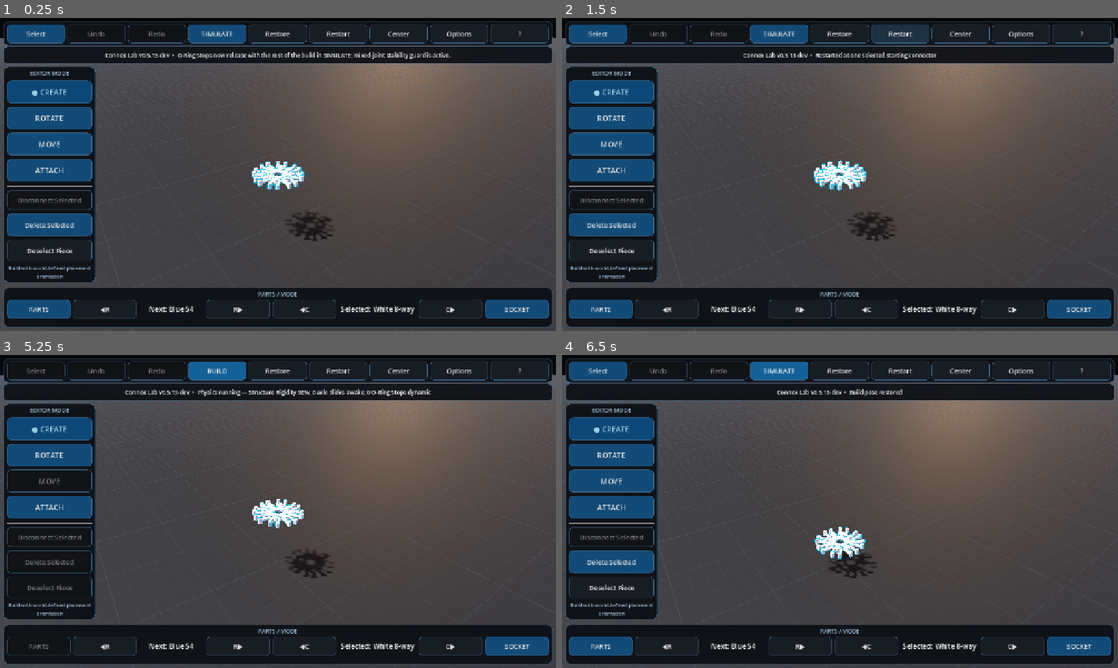
Above: before the commit, frames 1-4 (two rows, left to right).
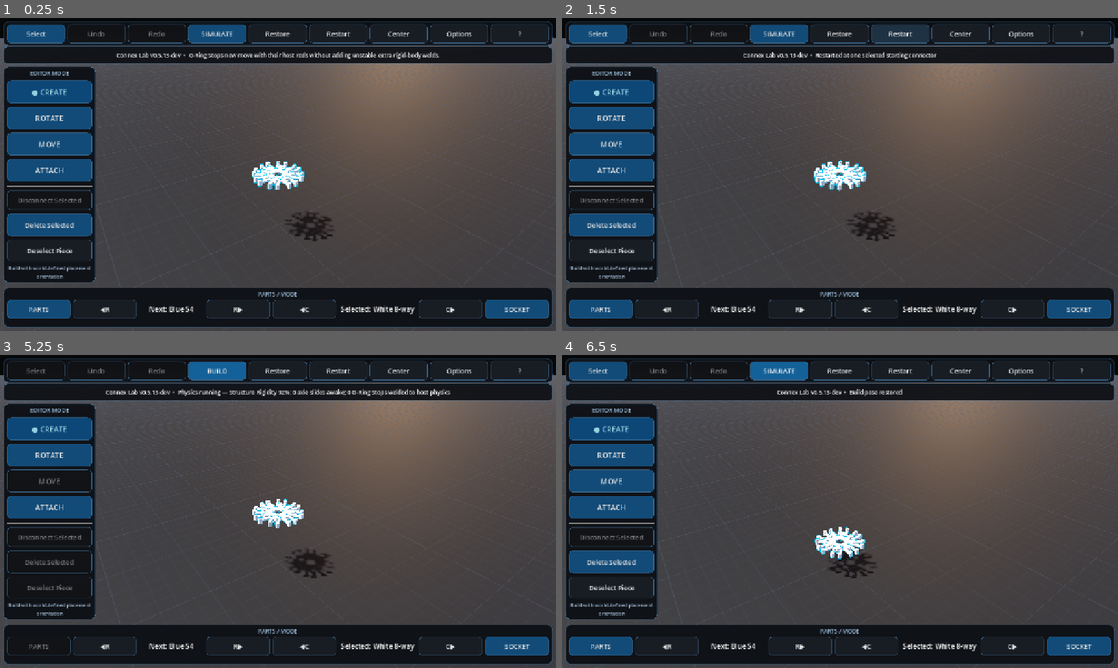
Above: after the commit, the same moments.

Repository: pixel375/connex
Game: Godot game, scene res://Main.tscn
The game is run twice, just before and just after one commit, with the same random seed, the same clock (stepped at 60 frames per second) and the same inputs.
Inputs:
- Up to frame 1 (0.25 s): no input
- Up to frame 2 (1.5 s): click "Restore" at 0.5 s; click "Restart" at 1.25 s
- Up to frame 3 (5.25 s): click "Restart" at 2 s; click "Restart" at 2.75 s; click "Select" at 3.5 s; click "SELECT…" at 4.25 s; click "SIMULATE" at 5 s
- Up to frame 4 (6.5 s): click "BUILD" at 5.75 s

The runs differ from the first frame. In frame 1, 0.7% of the frame differs, in the area x 18-81%, y 10-14%; in frame 2, nothing differs; in frame 3, 0.7%, in the area x 19-81%, y 10-14%; in frame 4, nothing differs.

Commit message:
fix: weld O-Ring Stops into host rod physics during simulation

Diff:
--- a/scripts/main_v068.gd
+++ b/scripts/main_v068.gd
@@ -8,6 +8,8 @@
 
 var runaway_guard_events_v068: int = 0
 var runaway_guard_last_status_ms_v068: int = 0
+var o_ring_followers_v068: Array = []
+var o_ring_proxy_shapes_v068: Array = []
 
 
 func _ready() -> void:
@@ -15,7 +17,7 @@
 	_update_help_text_v030()
 	if update_status_v021 != null:
 		_set_update_status_v021("Current version: v%s" % VERSION_068)
-	_status("O-Ring Stops now release with the rest of the build in SIMULATE; mixed-joint stability guard is active.")
+	_status("O-Ring Stops now move with their host rods without adding unstable extra rigid-body welds.")
 
 
 func _status(text: String) -> void:
@@ -23,83 +25,139 @@
 		status_label.text = "Connex Lab v%s  •  %s" % [VERSION_068, text]
 
 
-func _release_o_rings_v068() -> int:
-	var released := 0
-	for ring_value in o_ring_stops:
-		var ring := ring_value as RigidBody3D
-		if not is_instance_valid(ring):
-			continue
-		ring.linear_velocity = Vector3.ZERO
-		ring.angular_velocity = Vector3.ZERO
-		ring.freeze = false
-		ring.sleeping = false
-		ring.can_sleep = false
-		released += 1
-	return released
-
-
-func _restore_o_rings_build_v068() -> void:
-	for ring_value in o_ring_stops:
-		var ring := ring_value as RigidBody3D
-		if not is_instance_valid(ring):
-			continue
-		ring.can_sleep = true
-		ring.freeze = true
-		ring.sleeping = false
-		ring.linear_velocity = Vector3.ZERO
-		ring.angular_velocity = Vector3.ZERO
-		if ring.has_meta("build_transform"):
-			ring.global_transform = ring.get_meta("build_transform") as Transform3D
-
-
-# A circular O-Ring needs all translation and tilt constrained, but axial spin is
-# physically irrelevant. Align its 6DOF frame to the host rod and remove that
-# redundant sixth weld constraint.
-func _prepare_o_ring_joints_v068() -> int:
+# O-Ring Stops are physically fixed to their rod. Simulating each ring as a
+# separate RigidBody3D connected by another hard 6DOF weld creates a tiny,
+# high-frequency constrained body that can inject enormous angular energy on
+# ground/axle impacts. Treat it as what it physically is: part of the host rod.
+#
+# During SIMULATE:
+# - the ring's standalone collision body is disabled;
+# - its fixed joint is detached from the solver;
+# - an equivalent collision shape is copied into the host rod;
+# - the visible ring follows its saved host-local transform exactly.
+#
+# This preserves stop collisions against axle connectors while removing the
+# redundant ring rigid body/joint pair from the solver entirely.
+func _disable_o_ring_joint_v068(joint: Joint3D) -> void:
+	if not is_instance_valid(joint) or bool(joint.get_meta("sim_o_ring_detached_v068", false)):
+		return
+	joint.set_meta("sim_o_ring_saved_node_a_v068", joint.node_a)
+	joint.set_meta("sim_o_ring_saved_node_b_v068", joint.node_b)
+	joint.set_meta("sim_o_ring_detached_v068", true)
+	joint.node_a = NodePath()
+	joint.node_b = NodePath()
+
+
+func _restore_o_ring_joint_v068(joint: Joint3D) -> void:
+	if not is_instance_valid(joint) or not bool(joint.get_meta("sim_o_ring_detached_v068", false)):
+		return
+	joint.node_a = joint.get_meta("sim_o_ring_saved_node_a_v068", NodePath()) as NodePath
+	joint.node_b = joint.get_meta("sim_o_ring_saved_node_b_v068", NodePath()) as NodePath
+	joint.remove_meta("sim_o_ring_saved_node_a_v068")
+	joint.remove_meta("sim_o_ring_saved_node_b_v068")
+	joint.remove_meta("sim_o_ring_detached_v068")
+
+
+func _add_o_ring_proxy_shapes_v068(ring: RigidBody3D, rod: RigidBody3D) -> int:
+	var added := 0
+	for child_value in ring.get_children():
+		var source := child_value as CollisionShape3D
+		if source == null or source.shape == null or source.disabled:
+			continue
+		var proxy := CollisionShape3D.new()
+		proxy.name = "O_Ring_Stop_Proxy_%d" % o_ring_proxy_shapes_v068.size()
+		proxy.shape = source.shape.duplicate(true)
+		var world_shape: Transform3D = ring.global_transform * source.transform
+		proxy.transform = rod.global_transform.affine_inverse() * world_shape
+		proxy.set_meta("sim_o_ring_proxy_v068", true)
+		rod.add_child(proxy)
+		o_ring_proxy_shapes_v068.append(proxy)
+		added += 1
+	return added
+
+
+func _prepare_o_ring_followers_v068() -> int:
+	_restore_o_ring_followers_v068(false)
 	_rebuild_connection_graph_v020()
-	var tuned := 0
+	var prepared := 0
 	for record_value in connections_v020:
 		var record := record_value as Dictionary
 		if str(record.get("kind", "")) != "o_ring":
 			continue
-		var joint := record.get("joint") as Generic6DOFJoint3D
+		var joint := record.get("joint") as Joint3D
 		var ring := record.get("ring") as RigidBody3D
 		var rod := record.get("rod") as RigidBody3D
 		if not is_instance_valid(joint) or not is_instance_valid(ring) or not is_instance_valid(rod):
 			continue
-		var axis := _rod_axis_v020(rod).normalized()
-		if axis.length_squared() < 0.5:
-			continue
-		var basis := Basis(Quaternion(Vector3.UP, axis)).orthonormalized()
-		joint.global_transform = Transform3D(basis, ring.global_position)
-		for axis_name in ["x", "y", "z"]:
-			joint.set("linear_limit_%s/enabled" % axis_name, true)
-			joint.set("linear_limit_%s/lower_distance" % axis_name, 0.0)
-			joint.set("linear_limit_%s/upper_distance" % axis_name, 0.0)
-		for axis_name in ["x", "z"]:
-			joint.set("angular_limit_%s/enabled" % axis_name, true)
-			joint.set("angular_limit_%s/lower_angle" % axis_name, 0.0)
-			joint.set("angular_limit_%s/upper_angle" % axis_name, 0.0)
-		joint.set("angular_limit_y/enabled", false)
-		joint.exclude_nodes_from_collision = true
-		joint.set_meta("sim_o_ring_axis_joint_v068", true)
-		tuned += 1
-	if tuned > 0:
+
+		var local_transform: Transform3D = rod.global_transform.affine_inverse() * ring.global_transform
+		o_ring_followers_v068.append({
+			"ring": ring,
+			"rod": rod,
+			"joint": joint,
+			"local_transform": local_transform,
+			"collision_layer": ring.collision_layer,
+			"collision_mask": ring.collision_mask,
+		})
+
+		_disable_o_ring_joint_v068(joint)
+		_add_o_ring_proxy_shapes_v068(ring, rod)
+
+		ring.linear_velocity = Vector3.ZERO
+		ring.angular_velocity = Vector3.ZERO
+		ring.freeze = true
+		ring.sleeping = false
+		ring.can_sleep = true
+		ring.collision_layer = 0
+		ring.collision_mask = 0
+		ring.continuous_cd = false
+		prepared += 1
+
+	if prepared > 0:
 		_rebind_all_joints()
-	return tuned
-
-
-func _prepare_o_ring_collision_groups_v068() -> void:
-	_rebuild_connection_graph_v020()
-	for ring_value in o_ring_stops:
-		var ring := ring_value as RigidBody3D
+	return prepared
+
+
+func _sync_o_ring_followers_v068() -> void:
+	if not simulating:
+		return
+	for follower_value in o_ring_followers_v068:
+		var follower := follower_value as Dictionary
+		var ring := follower.get("ring") as RigidBody3D
+		var rod := follower.get("rod") as RigidBody3D
+		if not is_instance_valid(ring) or not is_instance_valid(rod):
+			continue
+		var local_transform := follower.get("local_transform", Transform3D.IDENTITY) as Transform3D
+		ring.global_transform = rod.global_transform * local_transform
+		ring.linear_velocity = rod.linear_velocity
+		ring.angular_velocity = rod.angular_velocity
+
+
+func _restore_o_ring_followers_v068(restore_build_pose: bool = true) -> void:
+	for proxy_value in o_ring_proxy_shapes_v068:
+		var proxy := proxy_value as CollisionShape3D
+		if is_instance_valid(proxy):
+			proxy.queue_free()
+	o_ring_proxy_shapes_v068.clear()
+
+	for follower_value in o_ring_followers_v068:
+		var follower := follower_value as Dictionary
+		var ring := follower.get("ring") as RigidBody3D
+		var joint := follower.get("joint") as Joint3D
+		_restore_o_ring_joint_v068(joint)
 		if not is_instance_valid(ring):
 			continue
-		var component: Array = _fixed_component_v020(ring, -1)
-		for other_value in component:
-			var other := other_value as RigidBody3D
-			if is_instance_valid(other) and other != ring:
-				_add_simulation_collision_exception(ring, other)
+		ring.collision_layer = int(follower.get("collision_layer", 1))
+		ring.collision_mask = int(follower.get("collision_mask", 1))
+		ring.freeze = true
+		ring.sleeping = false
+		ring.can_sleep = true
+		ring.linear_velocity = Vector3.ZERO
+		ring.angular_velocity = Vector3.ZERO
+		if restore_build_pose and ring.has_meta("build_transform"):
+			ring.global_transform = ring.get_meta("build_transform") as Transform3D
+	o_ring_followers_v068.clear()
+	_rebind_all_joints()
 
 
 # Long thin rods can move farther than their radius in one 60 Hz step during a
@@ -110,16 +168,11 @@
 		var body := body_value as RigidBody3D
 		if is_instance_valid(body):
 			body.continuous_cd = enabled
-	for ring_value in o_ring_stops:
-		var ring := ring_value as RigidBody3D
-		if is_instance_valid(ring):
-			ring.continuous_cd = enabled
 
 
 func _prepare_stable_simulation_graph() -> void:
 	super._prepare_stable_simulation_graph()
-	_prepare_o_ring_joints_v068()
-	_prepare_o_ring_collision_groups_v068()
+	_prepare_o_ring_followers_v068()
 	_set_simulation_ccd_v068(true)
 
 
@@ -127,31 +180,31 @@
 	await super._release_physics()
 	if not simulating:
 		return
-	var ring_count: int = _release_o_rings_v068()
-	_status("Physics running — Structure Rigidity %d%%; %d axle slides awake; %d O-Ring Stop%s dynamic" % [
+	_sync_o_ring_followers_v068()
+	_status("Physics running — Structure Rigidity %d%%; %d axle slides awake; %d O-Ring Stop%s welded to host physics" % [
 		int(round(active_structure_rigidity_v067)),
 		_wake_axle_rods_v067(),
-		ring_count,
-		"" if ring_count == 1 else "s"
+		o_ring_followers_v068.size(),
+		"" if o_ring_followers_v068.size() == 1 else "s"
 	])
 
 
 func _reset_pose() -> void:
 	_set_simulation_ccd_v068(false)
+	_restore_o_ring_followers_v068(true)
 	super._reset_pose()
-	_restore_o_rings_build_v068()
 
 
 func _restore_state(snapshot: Dictionary) -> void:
 	_set_simulation_ccd_v068(false)
+	_restore_o_ring_followers_v068(false)
 	super._restore_state(snapshot)
-	_restore_o_rings_build_v068()
 
 
 func _restart_build() -> void:
 	_set_simulation_ccd_v068(false)
+	_restore_o_ring_followers_v068(false)
 	super._restart_build()
-	_restore_o_rings_build_v068()
 
 
 func _guard_body_energy_v068(body: RigidBody3D) -> bool:
@@ -175,8 +228,6 @@
 	var tripped := false
 	for body_value in bodies:
 		tripped = _guard_body_energy_v068(body_value as RigidBody3D) or tripped
-	for ring_value in o_ring_stops:
-		tripped = _guard_body_energy_v068(ring_value as RigidBody3D) or tripped
 	if not tripped:
 		return false
 	runaway_guard_events_v068 += 1
@@ -188,11 +239,13 @@
 
 
 func _physics_process(_delta: float) -> void:
+	_sync_o_ring_followers_v068()
 	_guard_simulation_energy_v068()
 
 
 func _process(delta: float) -> void:
 	super._process(delta)
+	_sync_o_ring_followers_v068()
 
 
 func _update_help_text_v030() -> void:
@@ -201,7 +254,7 @@
 		return
 	var label: Label = _find_label_v030(help_panel)
 	if label != null:
-		label.text += "\n\nv0.5.13 O-RINGS / STABILITY: O-Ring Stops are no longer left frozen when SIMULATE begins. They release with their host construction and return to their saved BUILD pose on Restore. Their joint is aligned to the host rod and leaves only physically irrelevant axial spin free. O-Rings participate in fixed-component self-collision suppression. SIMULATE enables continuous collision detection for the thin construction pieces, and the project uses higher constraint-solver iteration counts so hard ground impacts are resolved without injecting runaway energy. A physics-tick stability guard remains as a last resort for pathological solver spikes."
+		label.text += "\n\nv0.5.13 O-RINGS / STABILITY: an O-Ring Stop is physically welded into its host rod during SIMULATE instead of being solved as a separate tiny rigid body plus hard 6DOF joint. Its visible ring follows the rod exactly and its collision shape is temporarily copied into the host rod, so it still acts as a real axle stop without becoming an invisible world anchor or an unstable high-frequency constraint. BUILD/Restore returns the original editable ring body and joint. SIMULATE also enables continuous collision detection on construction bodies and uses higher solver iteration counts for hard impacts."
 
 
 func _on_update_request_completed_v021(result: int, response_code: int, headers: PackedStringArray, body: PackedByteArray) -> void:
